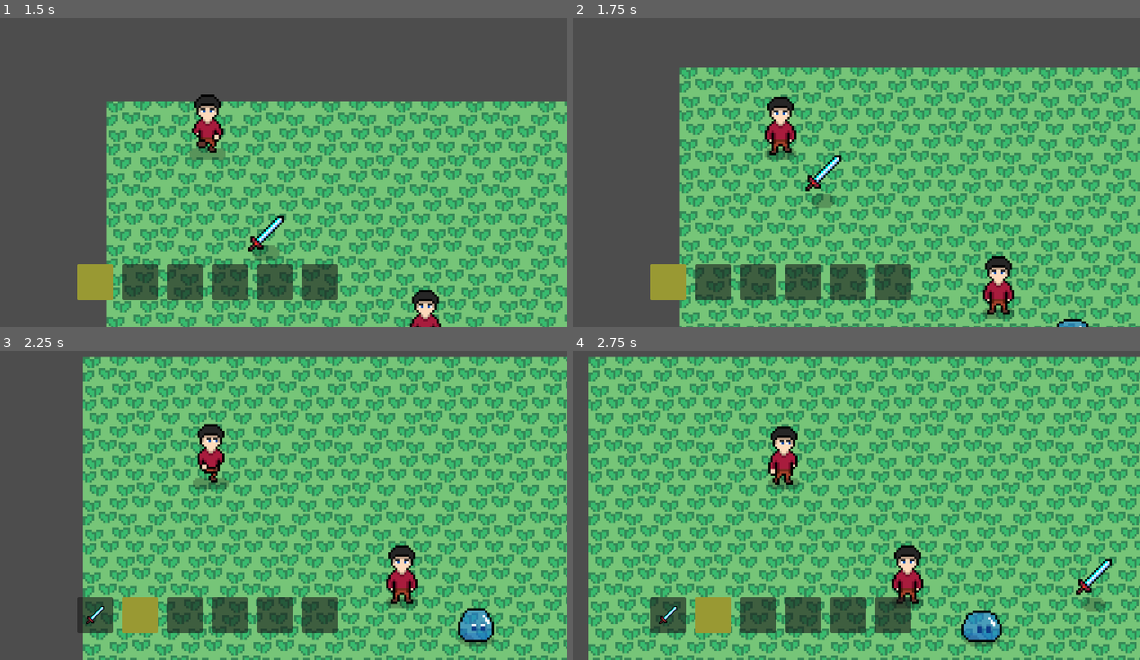
Above: before the commit, frames 1-4 (two rows, left to right).
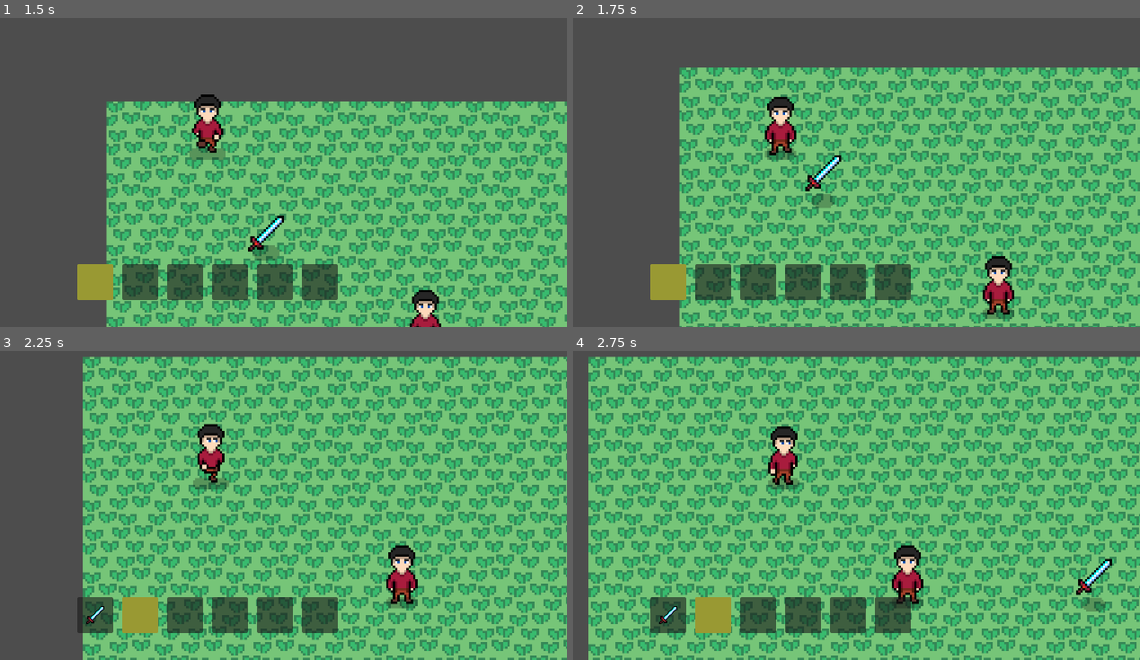
Above: after the commit, the same moments.

Repository: QuocKhangDA22TTD/rpg_game
Game: Godot game, scene res://scenes/demo.tscn
Two runs of this game, one before a commit and one after it. Both use one fixed random seed, a clock stepped at 60 frames per second and the inputs below.
Inputs (mouse positions are in pixels of both pictures, inside the frame that each line leads up to):
- Up to frame 1 (1.5 s): move the mouse to (368, 104) at 0.52 s; press the mouse at (368, 104) at 0.53 s; hold Right (ui_right) 0.53-1.28 s; move the mouse to (62, 144) at 1.27 s; release the mouse at (62, 144) at 1.28 s; hold Down (ui_down) from 1.28 s (still down); click (62, 144) at 1.35 s
- Up to frame 2 (1.75 s): keep holding Down (ui_down)
- Up to frame 3 (2.25 s): move the mouse to (277, 369) at 2.02 s; release Down (ui_down) at 2.03 s; hold Right (ui_right) from 2.03 s (still down); hold Mouse wheel up (hotbar_next) from 2.03 s (still down)
- Up to frame 4 (2.75 s): keep holding Right (ui_right); keep holding Mouse wheel up (hotbar_next); click (850, 369) at 2.3 s

Frame 1 is identical in both runs. In frame 2, 0.1% of the frame differs, in the area x 85-91%, y 97-100%; in frame 3, 0.7%; in frame 4, 0.7%, in the area x 68-76%, y 84-96%.
Error in both runs: Invalid assignment of property or key 'player' with value of type 'CharacterBody2D (player.gd)' on a base object of type 'Nil'. (res://scripts/player.gd:29)

Commit message:
Thêm các state vào thuộc tính states trong resource slime.

Diff:
--- a/resources/slime.tres
+++ b/resources/slime.tres
@@ -2,10 +2,32 @@
 
 [ext_resource type="AnimationLibrary" uid="uid://w3mb5qt2lcco" path="res://resources/slime_anim.res" id="1_hjcbr"]
 [ext_resource type="Script" uid="uid://caw6e3cxvhnos" path="res://scripts/enemy/enemy_data.gd" id="1_j53m2"]
+[ext_resource type="Script" uid="uid://b3st7tlisfq5d" path="res://scripts/enemy/enemy_state.gd" id="3_2pi8n"]
+[ext_resource type="Script" uid="uid://dwt32hvdxfg87" path="res://scripts/enemy/idle_state.gd" id="4_g7c64"]
+[ext_resource type="Script" uid="uid://c152hvhl6bt57" path="res://scripts/enemy/slime_chase_state.gd" id="5_g7c64"]
+[ext_resource type="Script" uid="uid://u14cnum8qsgi" path="res://scripts/enemy/patrol_state.gd" id="6_sdq6s"]
+[ext_resource type="Script" uid="uid://d02u157pnnk1v" path="res://scripts/enemy/attack_state.gd" id="7_qlfju"]
+
+[sub_resource type="Resource" id="Resource_sdq6s"]
+script = ExtResource("4_g7c64")
+metadata/_custom_type_script = "uid://dwt32hvdxfg87"
+
+[sub_resource type="Resource" id="Resource_w2osu"]
+script = ExtResource("5_g7c64")
+metadata/_custom_type_script = "uid://c152hvhl6bt57"
+
+[sub_resource type="Resource" id="Resource_bwmkw"]
+script = ExtResource("6_sdq6s")
+metadata/_custom_type_script = "uid://u14cnum8qsgi"
+
+[sub_resource type="Resource" id="Resource_ec3vt"]
+script = ExtResource("7_qlfju")
+metadata/_custom_type_script = "uid://d02u157pnnk1v"
 
 [resource]
 script = ExtResource("1_j53m2")
 id = "slime"
 display_name = "slime"
 animation_library = ExtResource("1_hjcbr")
+states = Array[ExtResource("3_2pi8n")]([SubResource("Resource_sdq6s"), SubResource("Resource_w2osu"), SubResource("Resource_bwmkw"), SubResource("Resource_ec3vt")])
 metadata/_custom_type_script = "uid://caw6e3cxvhnos"
